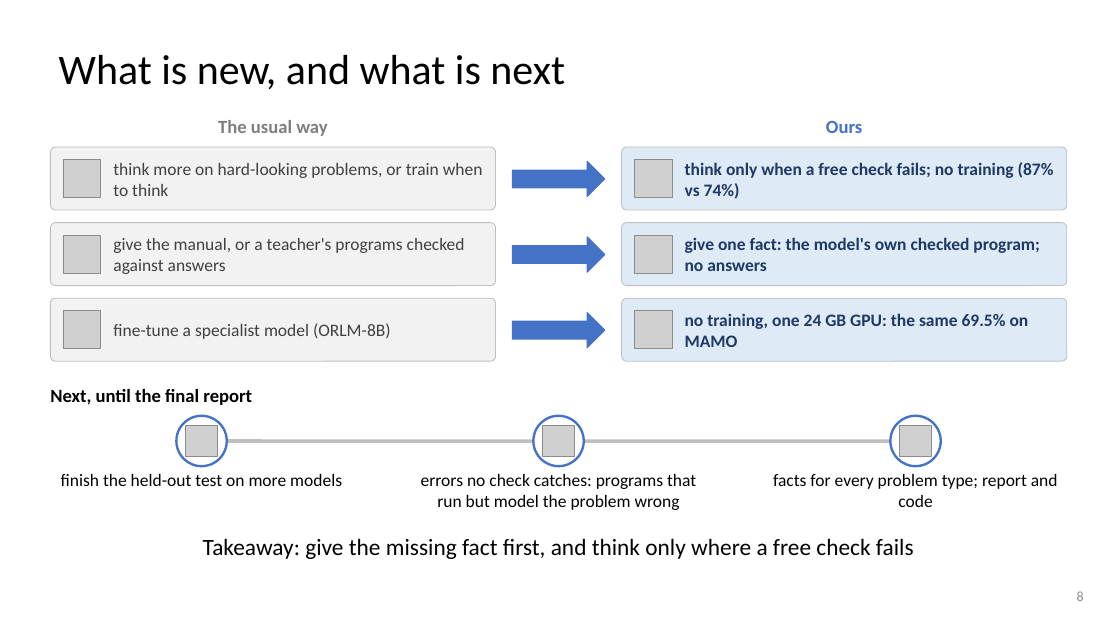
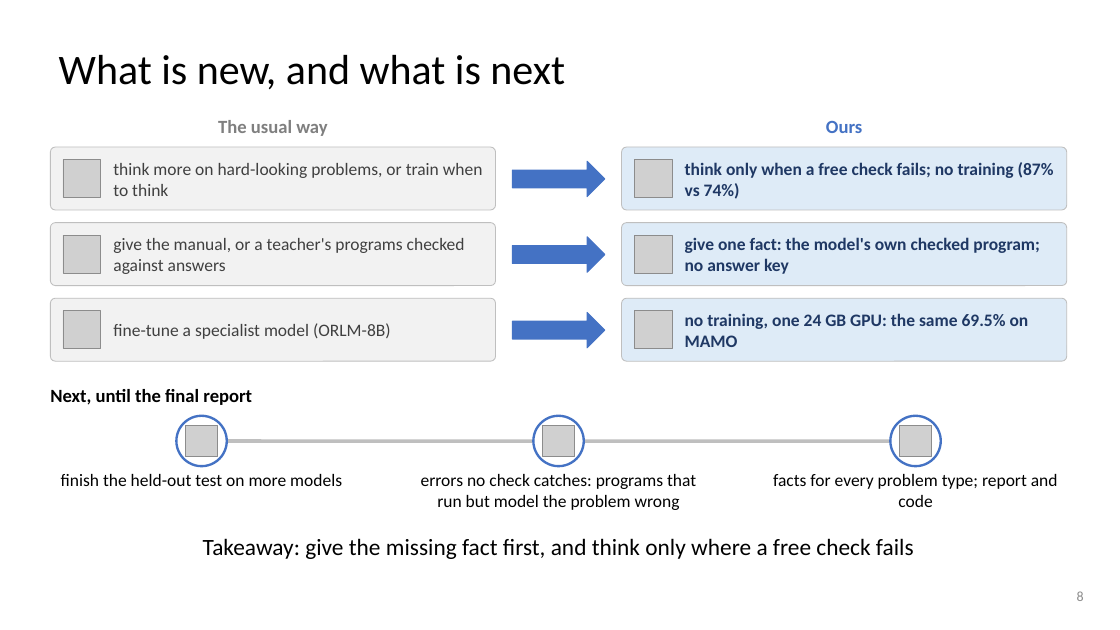
Before and after one commit to dlwns147/CSED490E_Project_Team5, a slide deck: slide 8 of PROPOSAL_slides.pptx. Drawn at 1120x630 pixels with LibreOffice and Linux fonts; fonts in the diff are those of the drawing; grey boxes stand for pictures. Boxes give left, top, right and bottom in pixels: in the first picture for what was removed or moved away, otherwise in the second. Text is boxed around its words. In the diff, an @@ line names an element or a change of style, - is before the commit and + after.

```diff
--- a/PROPOSAL_slides.pptx
+++ b/PROPOSAL_slides.pptx
@@ text at [685, 237, 1040, 274]: text changed @@
-give one fact: the model's own checked program; no answers
+give one fact: the model's own checked program; no answer key
```
Also in this commit, not shown: 6 other slides changed, 3 other files.
